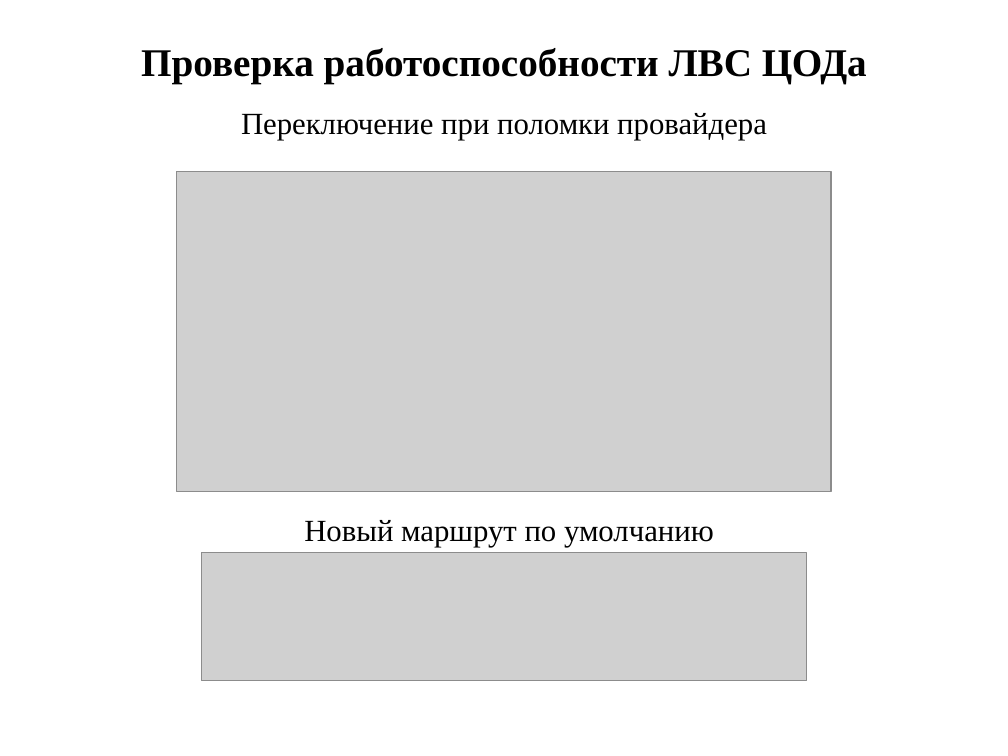
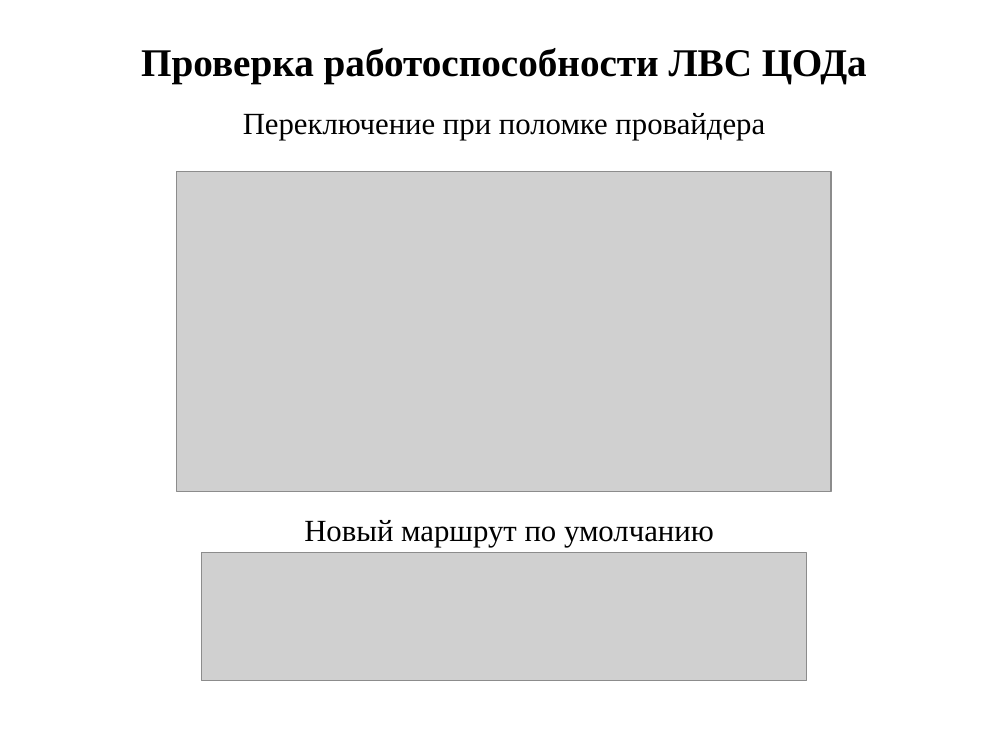
Before and after one commit to Ivashkka/diplom, a slide deck: slide 13 of Diplom_Rakov.pptx (slide 23 before the commit). Drawn at 1008x756 pixels with LibreOffice and Linux fonts; fonts in the diff are those of the drawing; grey boxes stand for pictures. Boxes give left, top, right and bottom in pixels: in the first picture for what was removed or moved away, otherwise in the second. Text is boxed around its words. In the diff, an @@ line names an element or a change of style, - is before the commit and + after.

```diff
--- a/Diplom_Rakov.pptx
+++ b/Diplom_Rakov.pptx
@@ text at box(243, 113, 765, 140): text changed @@
-Переключение при поломки провайдера
+Переключение при поломке провайдера
```
Also in this commit, not shown: 6 other slides changed, 10 slides removed, 1 other file.
